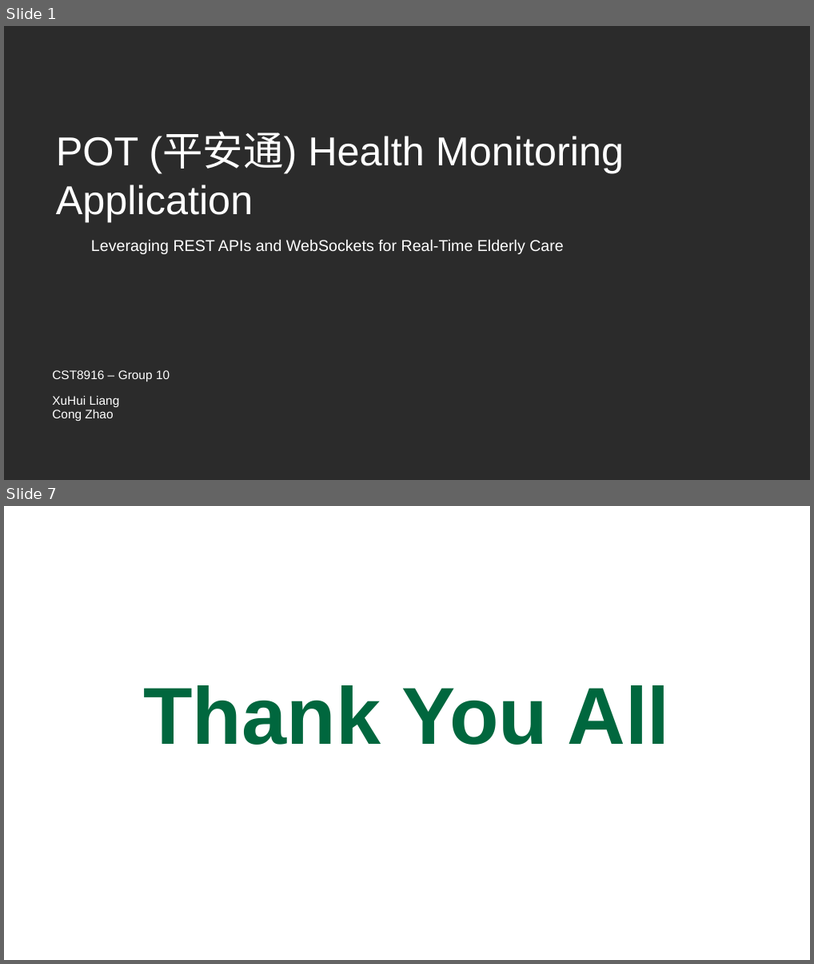
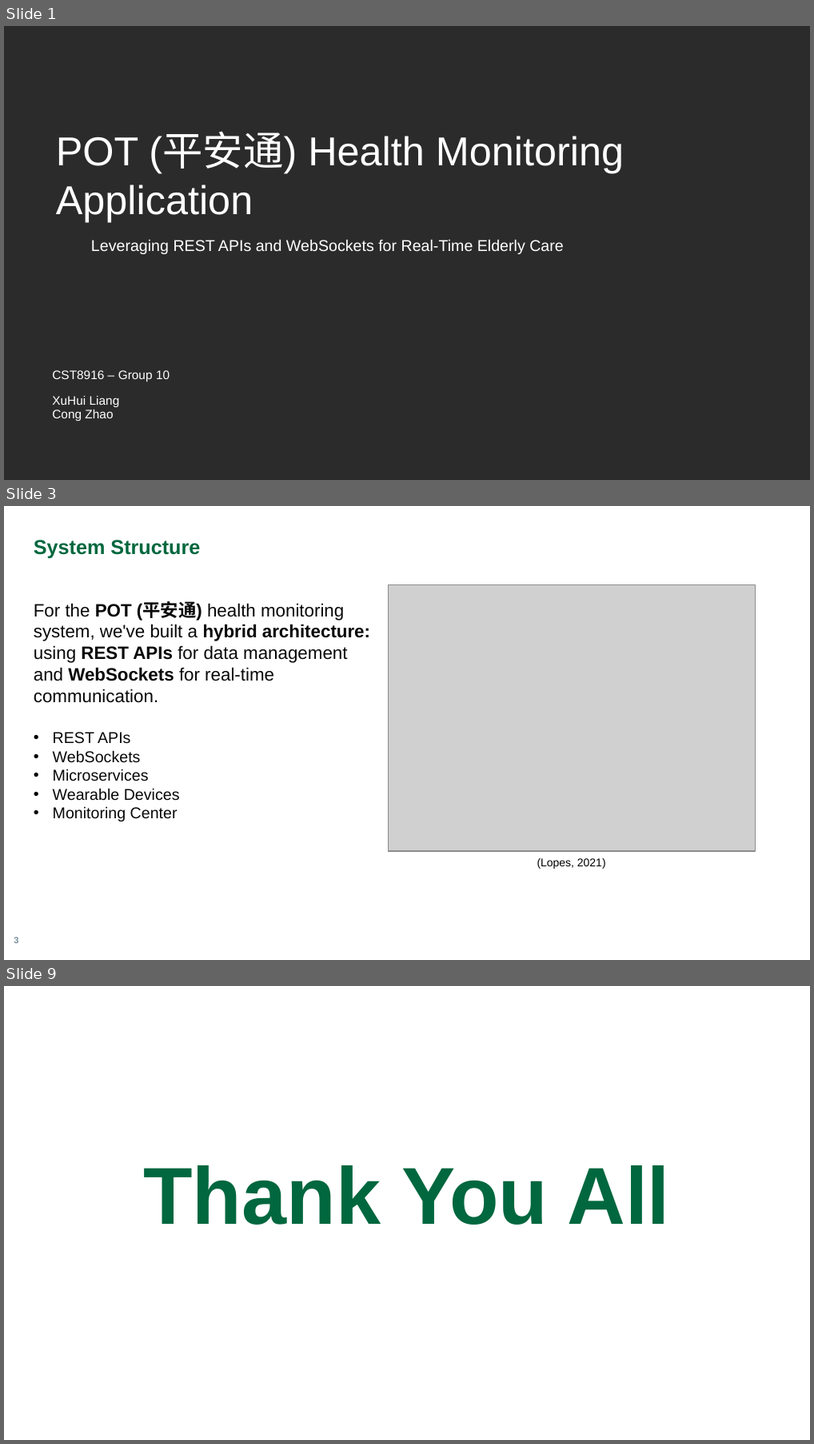
Before and after one commit to lian0138/CST8916_Assignment_1, a slide deck: Presentation.pptx. Shown one above the other, each under a label of ours: slides 1 and 7 before the commit, slides 1, 3 and 9 after it; the slides between them are not shown. The pictures are 814x964 and 814x1444 pixels, drawn with LibreOffice and Linux fonts; fonts in the diff are those of the drawing; grey boxes stand for pictures; background and template pictures are left out; a plain dark background stands for a picture behind light text. Boxes give left, top, right and bottom in pixels: in the first picture for what was removed or moved away, otherwise in the second. Text is boxed around its words. In the diff, an @@ line names an element or a change of style, - is before the commit and + after.

```diff
--- a/Presentation.pptx
+++ b/Presentation.pptx
@@ slide 3 added at (4, 506, 810, 960), background #FFFFFF @@
@@ text added at (34, 540, 200, 559), 18 pt, text #00673E, bold @@
+System Structure
@@ picture added at (389, 585, 756, 851) @@
@@ text added at (34, 602, 370, 821), 16 pt, text #080808 @@
+For the POT (平安通) health monitoring system, we've built a hybrid architecture: using REST APIs for data management
+and WebSockets for real-time communication.
+• REST APIs
+• WebSockets
+• Microservices
+• Wearable Devices
+• Monitoring Center
@@ text added at (538, 858, 606, 868), 10 pt, text #000000 @@
+(Lopes, 2021)
@@ page number added at (14, 936, 18, 943), 8 pt, text #78909C, bold @@
+3
@@ what was slide 7 is now slide 9 @@
```
Also in this commit, not shown: 1 slide changed, 5 other slides added, 4 slides removed, 2 other files.
